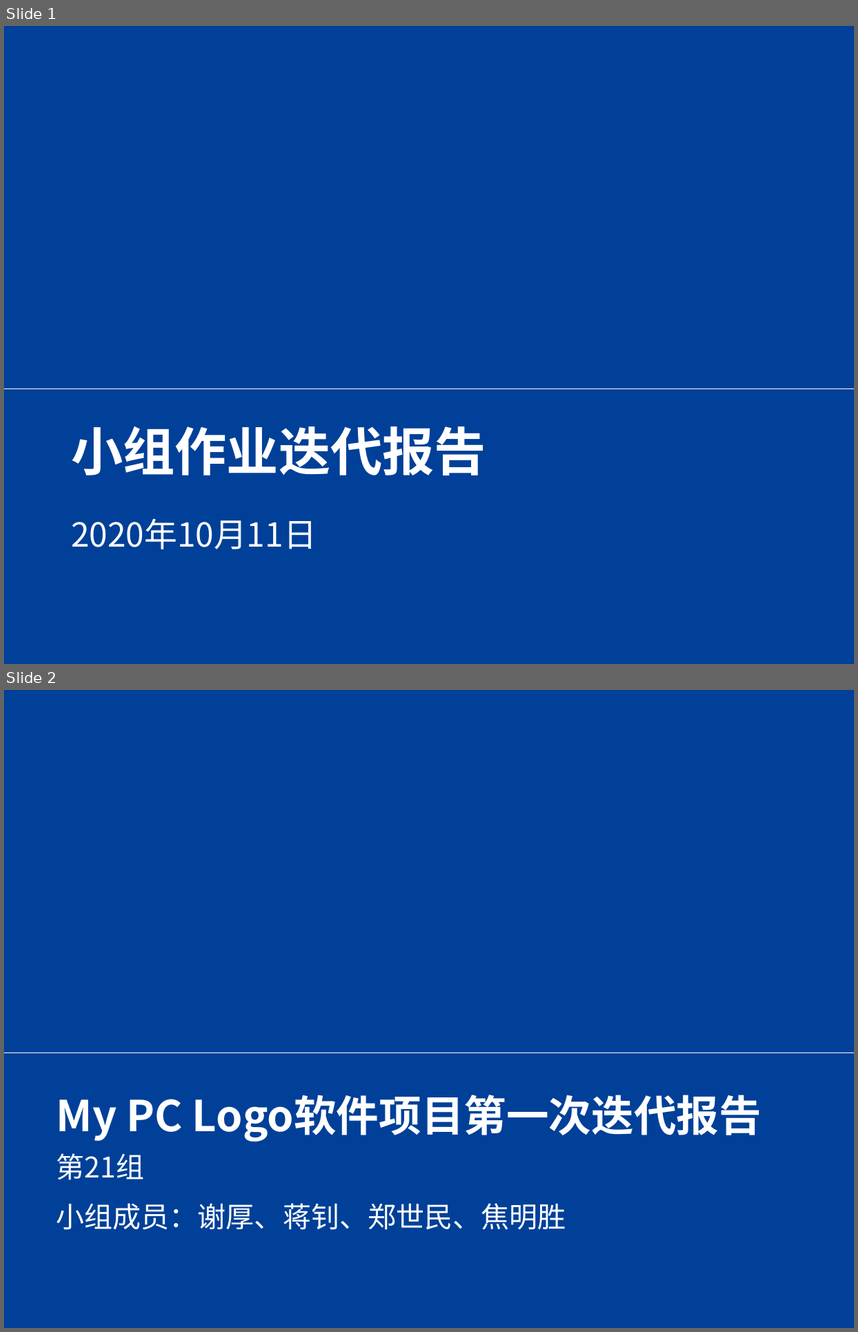
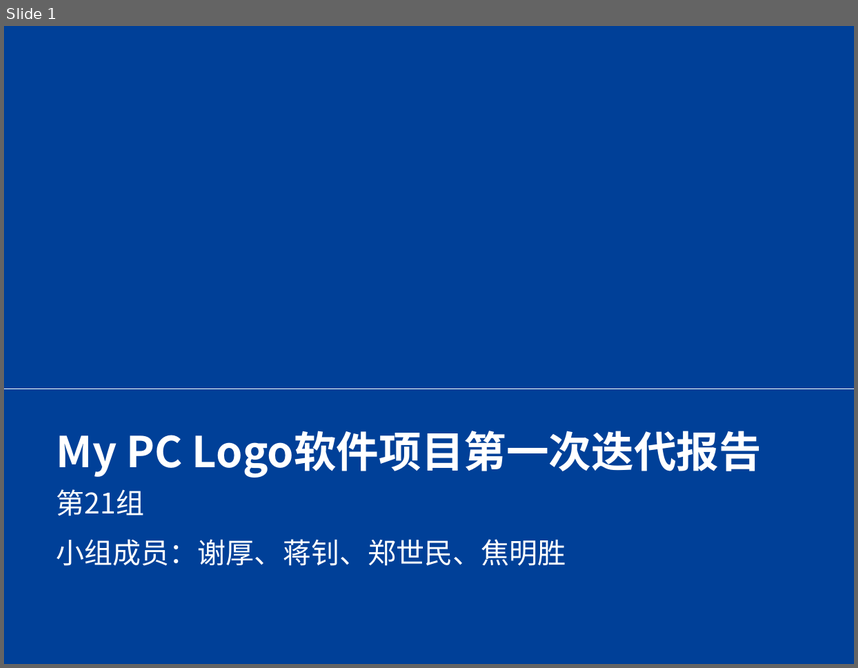
Before and after one commit to SJTU-SEP-21/SEP-21, a slide deck: UIPrototype/答辩ppt修改版.pptx. Shown one above the other, each under a label of ours: slides 1 and 2 before the commit, slide 1 after it. The pictures are 858x1332 and 858x668 pixels, drawn with LibreOffice and Linux fonts; fonts in the diff are those of the drawing; background and template pictures are left out. Boxes give left, top, right and bottom in pixels: in the first picture for what was removed or moved away, otherwise in the second. Text is boxed around its words. In the diff, an @@ line names an element or a change of style, - is before the commit and + after.

```diff
--- a/UIPrototype/答辩ppt修改版.pptx
+++ b/UIPrototype/答辩ppt修改版.pptx
@@ slide 1 removed at (4, 26, 854, 664), background #004098; not listed: 1 template element that a slide beside it also shows @@
@@ title removed at (71, 426, 486, 475) @@
-小组作业迭代报告
@@ subtitle removed at (71, 518, 317, 549) @@
-2020年10月11日
@@ what was slide 2 is now slide 1 @@
```
Also in this commit, not shown: 5 slides changed, 4 slides added, 3 other slides removed, 3 other files.
